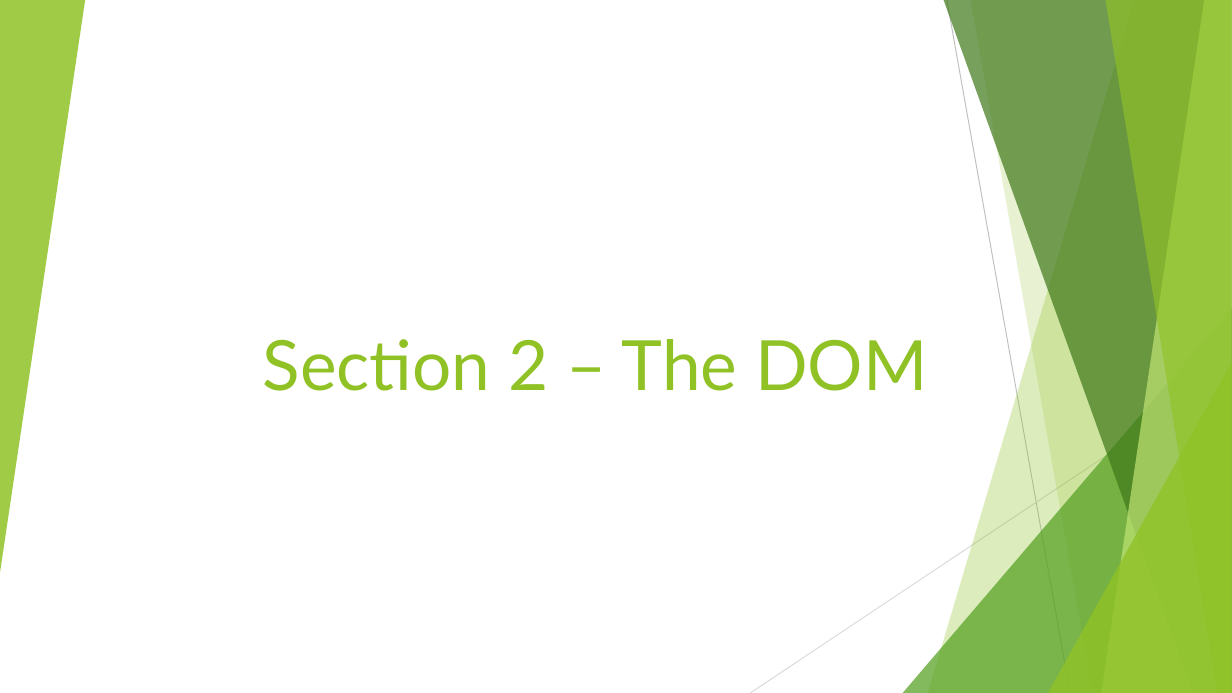
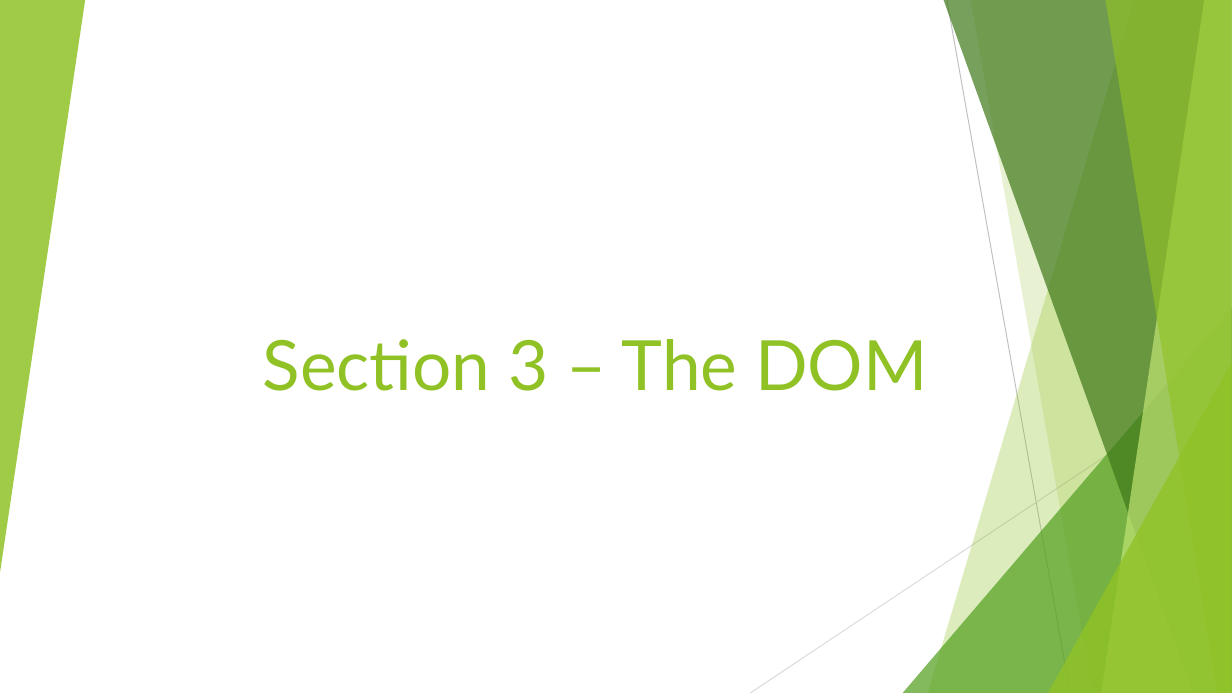
Before and after one commit to rudhrainfogain/JavaScript, a slide deck: slide 32 of PPT/JavaScriptTraining.pptx (slide 22 before the commit). Drawn at 1232x693 pixels with LibreOffice and Linux fonts; fonts in the diff are those of the drawing. Boxes give left, top, right and bottom in pixels: in the first picture for what was removed or moved away, otherwise in the second. Text is boxed around its words. In the diff, an @@ line names an element or a change of style, - is before the commit and + after.

```diff
--- a/PPT/JavaScriptTraining.pptx
+++ b/PPT/JavaScriptTraining.pptx
@@ title at (263, 339, 927, 391): text changed @@
-Section 2 – The DOM
+Section 3 – The DOM
```
Also in this commit, not shown: 3 other slides changed, 10 slides added, 11 other files.
